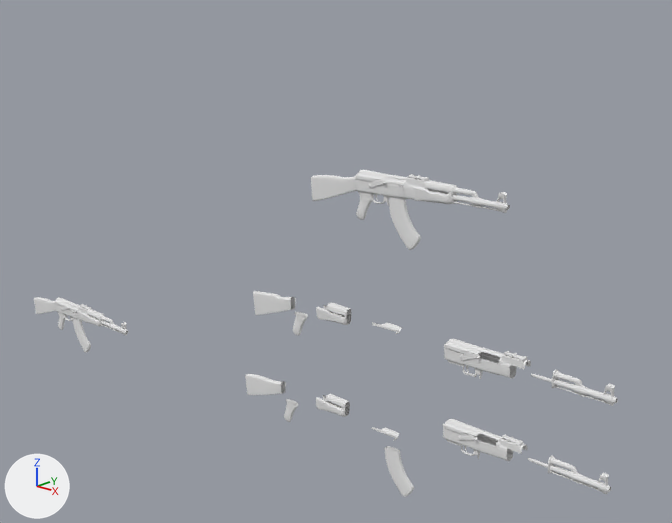
The Blender file Harjoitustyö/AnttiHeikkinen_AK47.blend: old version first, new version second.
Before and after are seen from a 50 mm camera at (8.32, -10.2, 6.77) aimed at (-1.86, 0.98, 2.24). Arrows for +X, +Y and +Z are at lower left; the lights stay in place.

Objects in the first picture: 'BlackMetal', 'DuplicateRifle', 'DuplicateRifle.001', 'DuplicateRifle.002', 'DuplicateRifle.003', 'DuplicateRifle.004', 'DuplicateRifle.005', 'DuplicateRifle.006', 'DuplicateRifle.007', 'DuplicateRifle.008', 'DuplicateRifle.009', 'DuplicateRifle.011', 'FullRifle'.
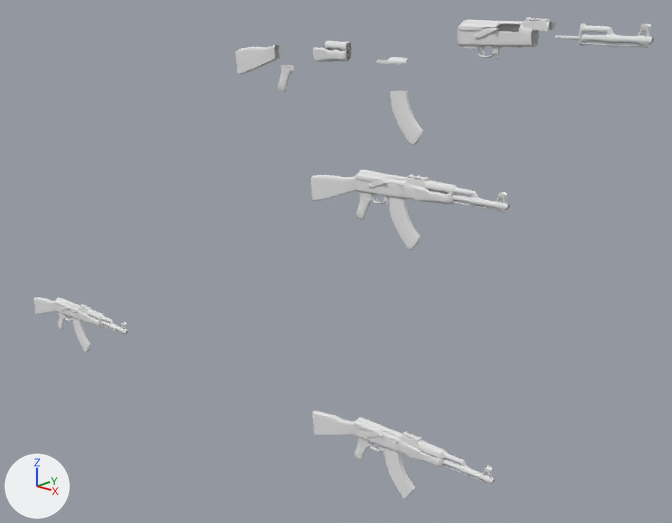
Boxes [x1, y1, x2, y2] around the edits, measured in the pictures (672 x 523 px):
'DuplicateRifle', moved
    before: [443, 419, 611, 494]
    after: [457, 17, 654, 59]
'DuplicateRifle.006', moved
    before: [444, 339, 618, 406]
    after: [353, 417, 495, 486]
'DuplicateRifle.002', moved
    before: [245, 374, 286, 395]
    after: [236, 45, 280, 74]
'DuplicateRifle.008', moved
    before: [253, 291, 296, 315]
    after: [312, 411, 355, 435]
'DuplicateRifle.009', moved
    before: [316, 394, 350, 417]
    after: [313, 41, 352, 62]
'DuplicateRifle.003', moved
    before: [316, 302, 352, 325]
    after: [407, 441, 445, 467]
'DuplicateRifle.010', added
    after: [390, 91, 424, 145]
'DuplicateRifle.005', moved
    before: [284, 399, 298, 422]
    after: [278, 65, 294, 92]
'DuplicateRifle.011', moved
    before: [293, 312, 308, 336]
    after: [355, 438, 370, 460]
'DuplicateRifle.001', moved
    before: [372, 427, 400, 441]
    after: [376, 57, 408, 65]
'DuplicateRifle.007', moved
    before: [372, 322, 402, 334]
    after: [372, 430, 399, 445]

Diff of the bpy script that builds the scene:
```diff
--- a/Harjoitustyö/AnttiHeikkinen_AK47.blend.py
+++ b/Harjoitustyö/AnttiHeikkinen_AK47.blend.py
@@ ob_duplicaterifle_005 @@
 ob_duplicaterifle_005 = bpy.data.objects.new('DuplicateRifle.005', me_cube_010)
-ob_duplicaterifle_005.location = (-1.62, 0.0, 0.14)
+ob_duplicaterifle_005.location = (-1.62, 0.0, 5.74)
 ob_duplicaterifle_005.rotation_euler = (1.571, 0.0, 0.0)  # degrees (90, 0, 0)
@@ ob_duplicaterifle_003 @@
 ob_duplicaterifle_003 = bpy.data.objects.new('DuplicateRifle.003', me_cube_008)
-ob_duplicaterifle_003.location = (-1.87, 0.0, 1.76)
+ob_duplicaterifle_003.location = (0.0, 0.0, 0.0)
 ob_duplicaterifle_003.rotation_euler = (1.571, 0.0, 0.0)  # degrees (90, 0, 0)
@@ ob_duplicaterifle_002 @@
 ob_duplicaterifle_002 = bpy.data.objects.new('DuplicateRifle.002', me_cube_007)
-ob_duplicaterifle_002.location = (-1.64, 0.0, 0.2)
+ob_duplicaterifle_002.location = (-1.64, 0.0, 5.8)
 ob_duplicaterifle_002.rotation_euler = (1.571, 0.0, 0.0)  # degrees (90, 0, 0)
@@ ob_duplicaterifle_001 @@
 ob_duplicaterifle_001 = bpy.data.objects.new('DuplicateRifle.001', me_cube_006)
-ob_duplicaterifle_001.location = (0.0, 0.0, 0.06)
+ob_duplicaterifle_001.location = (0.0, 0.0, 5.66)
 ob_duplicaterifle_001.rotation_euler = (1.571, 0.0, 0.0)  # degrees (90, 0, 0)
@@ ob_duplicaterifle @@
 ob_duplicaterifle = bpy.data.objects.new('DuplicateRifle', me_cube_005)
-ob_duplicaterifle.location = (1.73, 0.0, 0.55)
+ob_duplicaterifle.location = (1.73, 0.0, 6.15)
 ob_duplicaterifle.rotation_euler = (1.571, 0.0, 0.0)  # degrees (90, 0, 0)
@@ ob_duplicaterifle_006 @@
 ob_duplicaterifle_006 = bpy.data.objects.new('DuplicateRifle.006', me_cube_011)
-ob_duplicaterifle_006.location = (1.7, 0.0, 1.78)
+ob_duplicaterifle_006.location = (0.0, 0.0, 0.0)
 ob_duplicaterifle_006.rotation_euler = (1.571, 0.0, 0.0)  # degrees (90, 0, 0)
@@ ob_duplicaterifle_007 @@
 ob_duplicaterifle_007 = bpy.data.objects.new('DuplicateRifle.007', me_cube_012)
-ob_duplicaterifle_007.location = (0.0, 0.0, 1.78)
+ob_duplicaterifle_007.location = (0.0, 0.0, 0.0)
 ob_duplicaterifle_007.rotation_euler = (1.571, 0.0, 0.0)  # degrees (90, 0, 0)
@@ ob_duplicaterifle_008 @@
 ob_duplicaterifle_008 = bpy.data.objects.new('DuplicateRifle.008', me_cube_013)
-ob_duplicaterifle_008.location = (-1.38, 0.0, 1.78)
+ob_duplicaterifle_008.location = (0.0, 0.0, 0.0)
 ob_duplicaterifle_008.rotation_euler = (1.571, 0.0, 0.0)  # degrees (90, 0, 0)
@@ ob_duplicaterifle_009 @@
 ob_duplicaterifle_009 = bpy.data.objects.new('DuplicateRifle.009', me_cube_014)
-ob_duplicaterifle_009.location = (-1.9, 0.0, 0.19)
+ob_duplicaterifle_009.location = (-1.9, 0.0, 5.78)
 ob_duplicaterifle_009.rotation_euler = (1.571, 0.0, 0.0)  # degrees (90, 0, 0)
@@ ob_duplicaterifle_011 @@
 ob_duplicaterifle_011 = bpy.data.objects.new('DuplicateRifle.011', me_cube_016)
-ob_duplicaterifle_011.location = (-1.38, 0.0, 1.78)
+ob_duplicaterifle_011.location = (0.0, 0.0, 0.0)
 ob_duplicaterifle_011.rotation_euler = (1.571, 0.0, 0.0)  # degrees (90, 0, 0)
@@ ob_duplicaterifle_010 @@
+ob_duplicaterifle_010 = bpy.data.objects.new('DuplicateRifle.010', me_cube_017)  # 80 vertices, 74 faces; spans x 0.13..1.22, y -6.08..-0.94, z -0.37..0.37; in mat_material_006 (white #e7e7e7); modifiers SUBSURF
+ob_duplicaterifle_010.location = (0.0, 0.0, 5.48)
+ob_duplicaterifle_010.rotation_euler = (1.571, 0.0, 0.0)  # degrees (90, 0, 0)
+ob_duplicaterifle_010.scale = (0.54, 0.15, 0.11)
```
